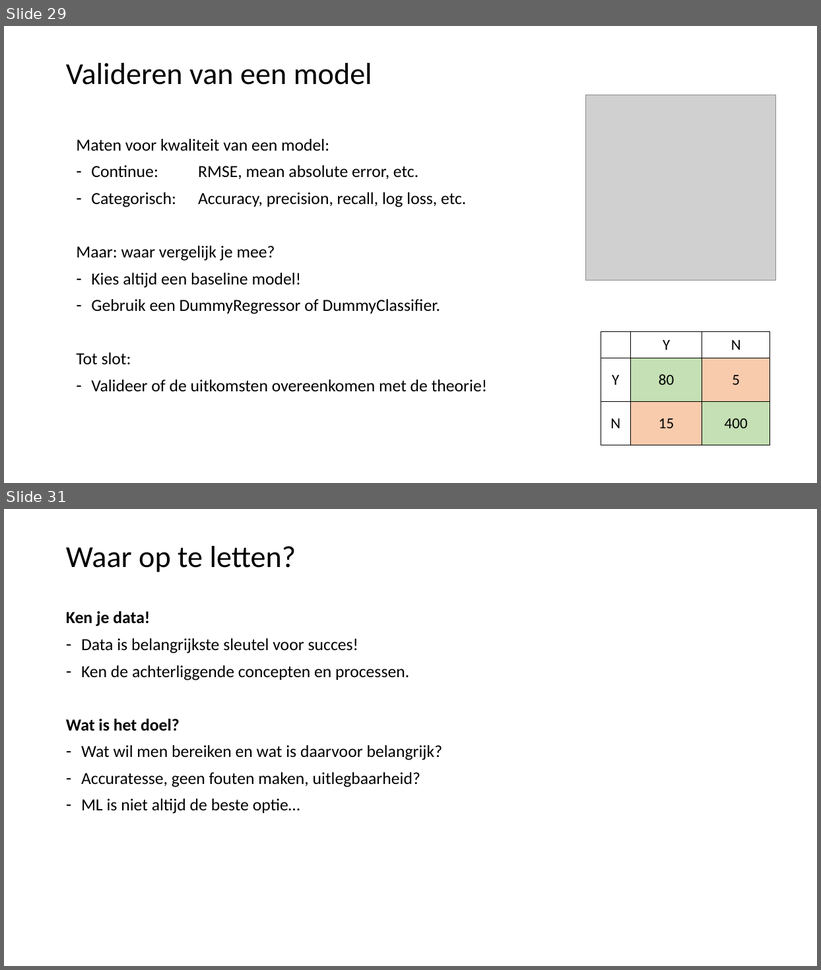
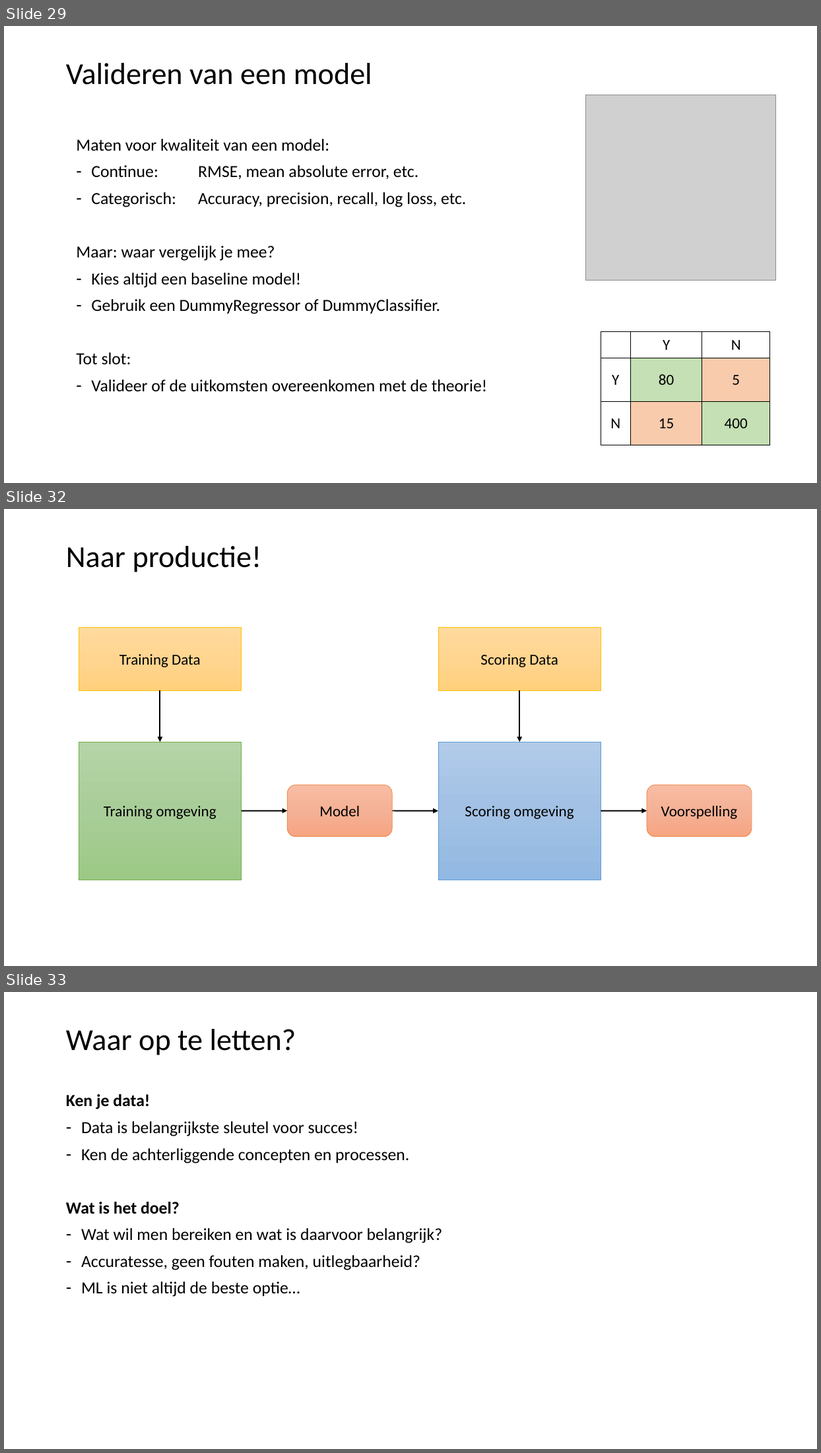
Before and after one commit to LFKoning/knowledge-sharing, a slide deck: python_trainees/4_scikit_learn/python_traineeship_4.pptx. Shown one above the other, each under a label of ours: slides 29 and 31 before the commit, slides 29, 32 and 33 after it; the slides between them are not shown. The pictures are 821x970 and 821x1453 pixels, drawn with LibreOffice and Linux fonts; fonts in the diff are those of the drawing; grey boxes stand for pictures. Boxes give left, top, right and bottom in pixels: in the first picture for what was removed or moved away, otherwise in the second. Text is boxed around its words. In the diff, an @@ line names an element or a change of style, - is before the commit and + after.

```diff
--- a/python_trainees/4_scikit_learn/python_traineeship_4.pptx
+++ b/python_trainees/4_scikit_learn/python_traineeship_4.pptx
@@ slide 32 added at (4, 509, 817, 966), background #FFFFFF @@
@@ title added at (66, 546, 262, 572), 36 pt, text #000000 @@
+Naar productie!
@@ rectangle added at (79, 627, 242, 691), fill gradient #FFDB9E to #FFD590 to #FFD07C, outline #FFC000 0.5 pt, 18 pt, text #000000 @@
+Training Data
@@ rectangle added at (438, 627, 601, 691), fill gradient #FFDB9E to #FFD590 to #FFD07C, outline #FFC000 0.5 pt, 18 pt, text #000000 @@
+Scoring Data
@@ arrow added from (160, 691) to (160, 742), #000000 1.5 pt @@
@@ arrow added from (519, 691) to (519, 742), #000000 1.5 pt @@
@@ rectangle added at (79, 742, 242, 880), fill gradient #B5D5A7 to #AACE9A to #9CC987, outline #70AD47 0.5 pt, 18 pt, text #000000 @@
+Training omgeving
@@ rectangle added at (438, 742, 601, 880), fill gradient #B1CBE9 to #A3C1E5 to #93B9E4, outline #5B9BD5 0.5 pt, 18 pt, text #000000 @@
+Scoring omgeving
@@ rounded rectangle added at (288, 786, 393, 837), fill gradient #F7BDA5 to #F5B196 to #F8A582, outline #ED7D31 0.5 pt, 18 pt, text #000000 @@
+Model
@@ rounded rectangle added at (647, 786, 752, 837), fill gradient #F7BDA5 to #F5B196 to #F8A582, outline #ED7D31 0.5 pt, 18 pt, text #000000 @@
+Voorspelling
@@ arrow added from (242, 811) to (288, 811), #000000 1.5 pt @@
@@ arrow added from (393, 811) to (438, 811), #000000 1.5 pt @@
@@ arrow added from (601, 811) to (647, 811), #000000 1.5 pt @@
@@ what was slide 31 is now slide 33 @@
```
Also in this commit, not shown: 1 slide changed, 2 other slides added, 1 slide removed, 6 other files.
